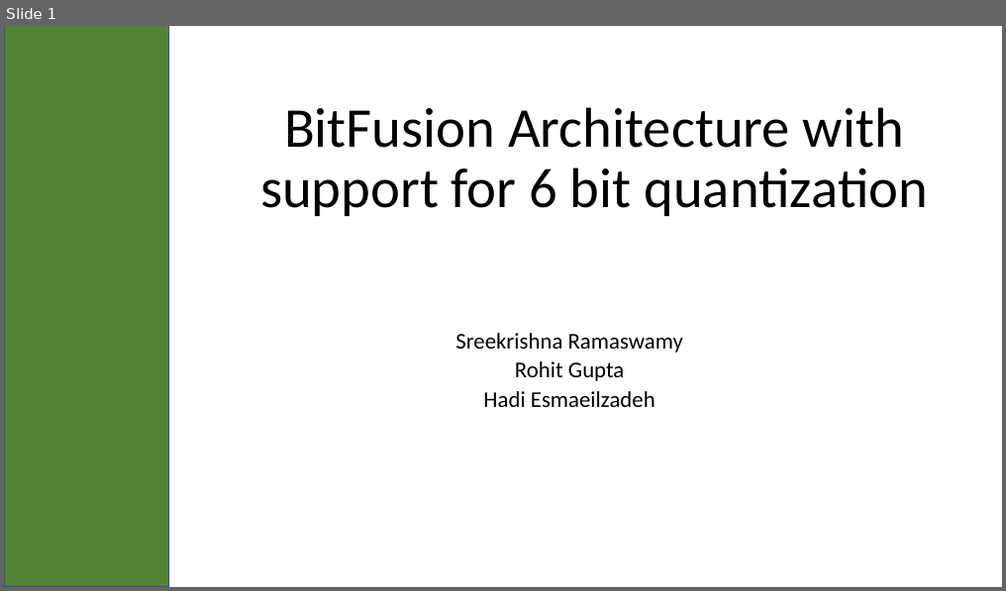
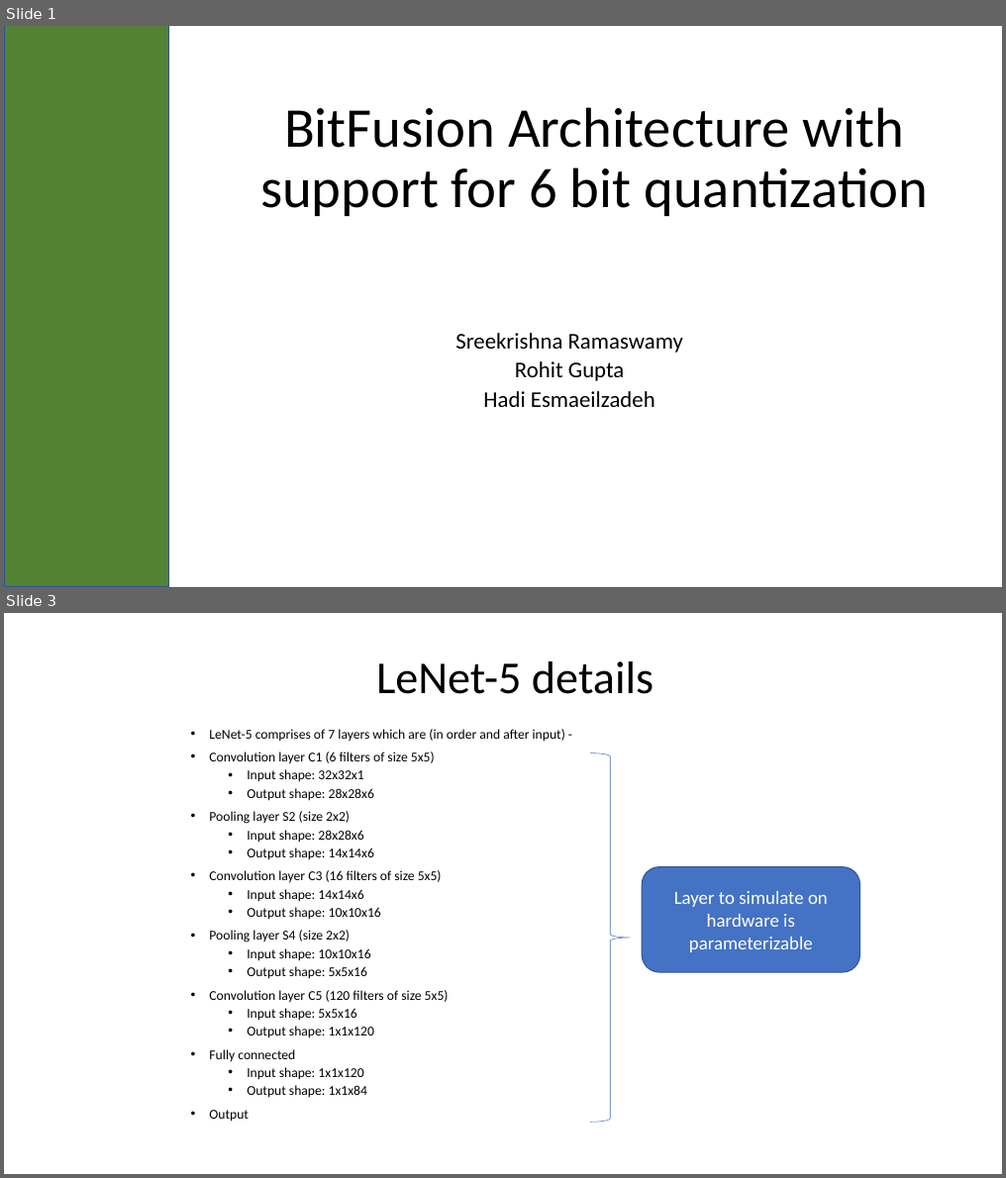
Before and after one commit to guptarohit994/bitfusionQuant6b, a slide deck: Presentation_Status.pptx. Shown one above the other, each under a label of ours: slide 1 before the commit, slides 1 and 3 after it; the slides between them are not shown. The pictures are 1006x591 and 1006x1178 pixels, drawn with LibreOffice and Linux fonts; fonts in the diff are those of the drawing. Boxes give left, top, right and bottom in pixels: in the first picture for what was removed or moved away, otherwise in the second. Text is boxed around its words. In the diff, an @@ line names an element or a change of style, - is before the commit and + after.

```diff
--- a/Presentation_Status.pptx
+++ b/Presentation_Status.pptx
@@ slide 3 added at [4, 613, 1002, 1174], background #FFFFFF @@
@@ title added at [376, 662, 653, 694], 44 pt, text #000000 @@
+LeNet-5 details
@@ text added at [209, 729, 565, 1122], 12.9 pt, text #000000 @@
+• LeNet-5 comprises of 7 layers which are (in order and after input) -
+• Convolution layer C1 (6 filters of size 5x5)
+  • Input shape: 32x32x1
+  • Output shape: 28x28x6
+• Pooling layer S2 (size 2x2)
+  • Input shape: 28x28x6
+  • Output shape: 14x14x6
+• Convolution layer C3 (16 filters of size 5x5)
+  • Input shape: 14x14x6
+  • Output shape: 10x10x16
+• Pooling layer S4 (size 2x2)
+  • Input shape: 10x10x16
+  • Output shape: 5x5x16
+• Convolution layer C5 (120 filters of size 5x5)
+  • Input shape: 5x5x16
+  • Output shape: 1x1x120
+• Fully connected
+  • Input shape: 1x1x120
+  • Output shape: 1x1x84
+• Output
@@ right brace added at [590, 753, 631, 1122], outline #4472C4 0.5 pt @@
@@ rounded rectangle added at [642, 866, 860, 972], fill #4472C4, outline #325491 1 pt, 18 pt, text #FFFFFF @@
+Layer to simulate on hardware is parameterizable
```
Also in this commit, not shown: 6 slides changed, 4 other slides added.
